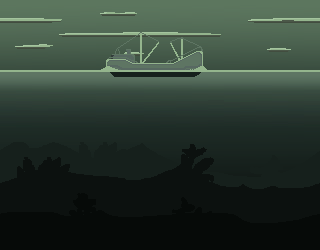
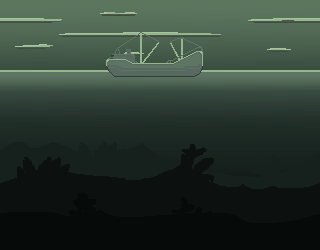
Layer changes from the first 320×250 image to the second:
hid "Layer 3", painted on it over [101, 66, 207, 77]
hid "Layer 2" over [108, 70, 202, 72]
